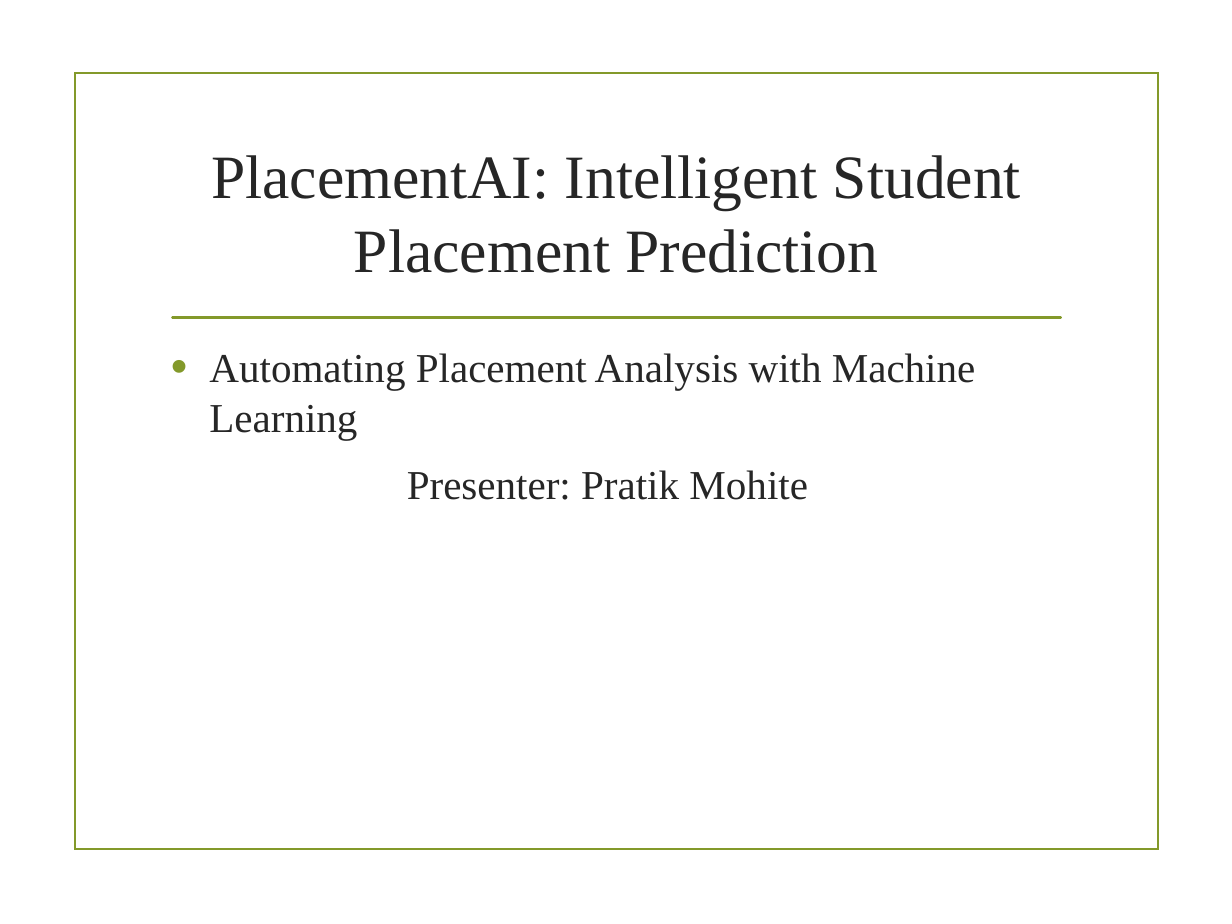
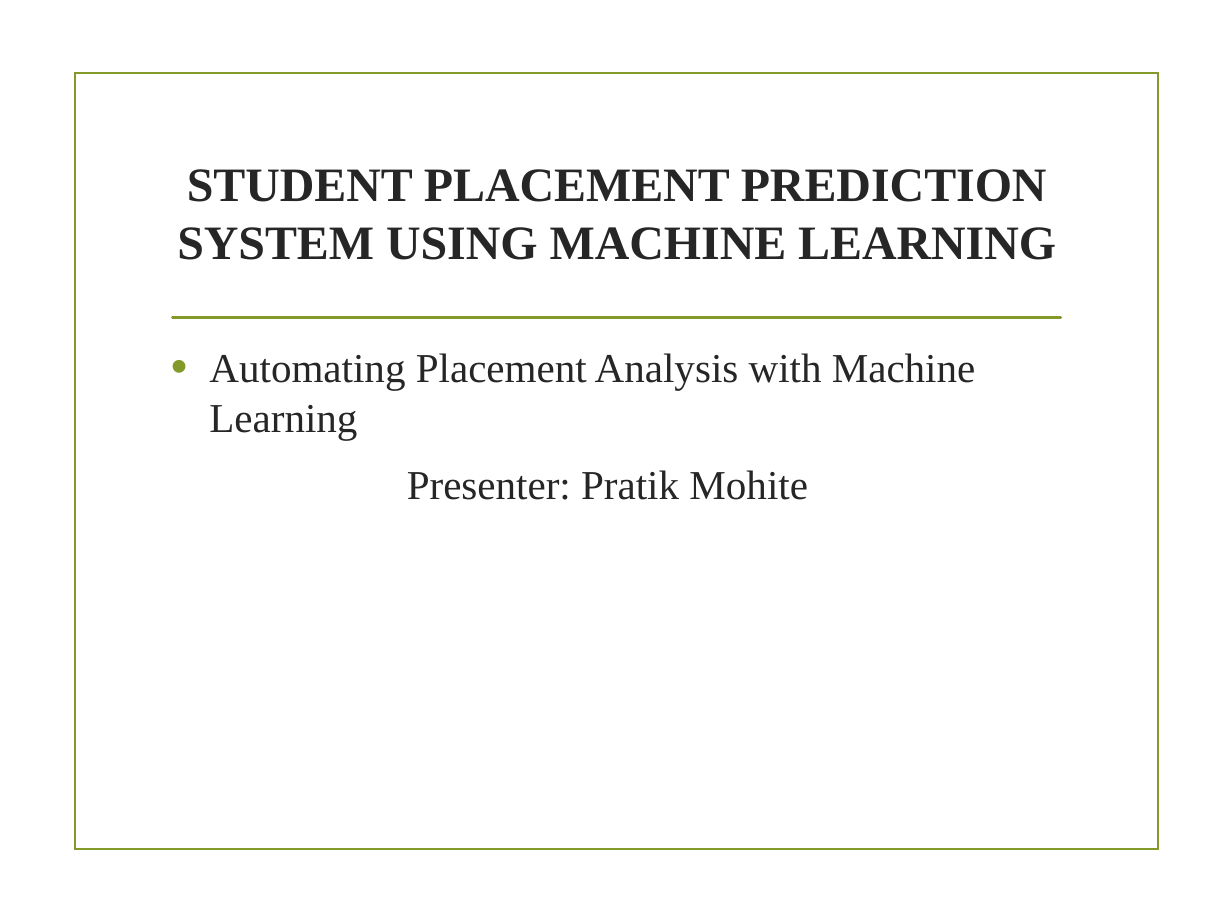
Before and after one commit to pratik0221/placement-prediction-system, a slide deck: slide 1 of placement app/docs/PlacementAI_Presentation.pptx. Drawn at 1232x924 pixels with LibreOffice and Linux fonts; fonts in the diff are those of the drawing; background and template pictures are left out. Boxes give left, top, right and bottom in pixels: in the first picture for what was removed or moved away, otherwise in the second. Text is boxed around its words. In the diff, an @@ line names an element or a change of style, - is before the commit and + after.

```diff
--- a/placement app/docs/PlacementAI_Presentation.pptx
+++ b/placement app/docs/PlacementAI_Presentation.pptx
@@ title at <box>177,169,1056,260</box>: text changed; size 36 to 28 pt; bold on @@
-PlacementAI: Intelligent Student Placement Prediction
+STUDENT PLACEMENT PREDICTION SYSTEM USING MACHINE LEARNING
```
Also in this commit, not shown: 3 slides added, 6 other files.
